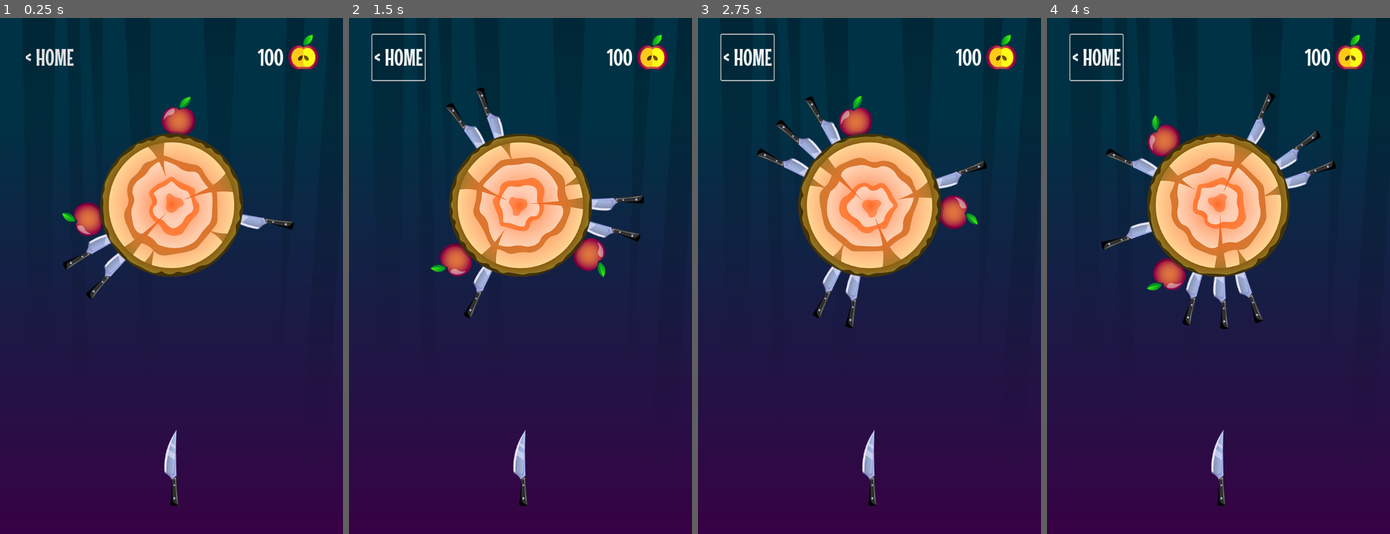
Above: before the commit, frames 1-4 (left to right).
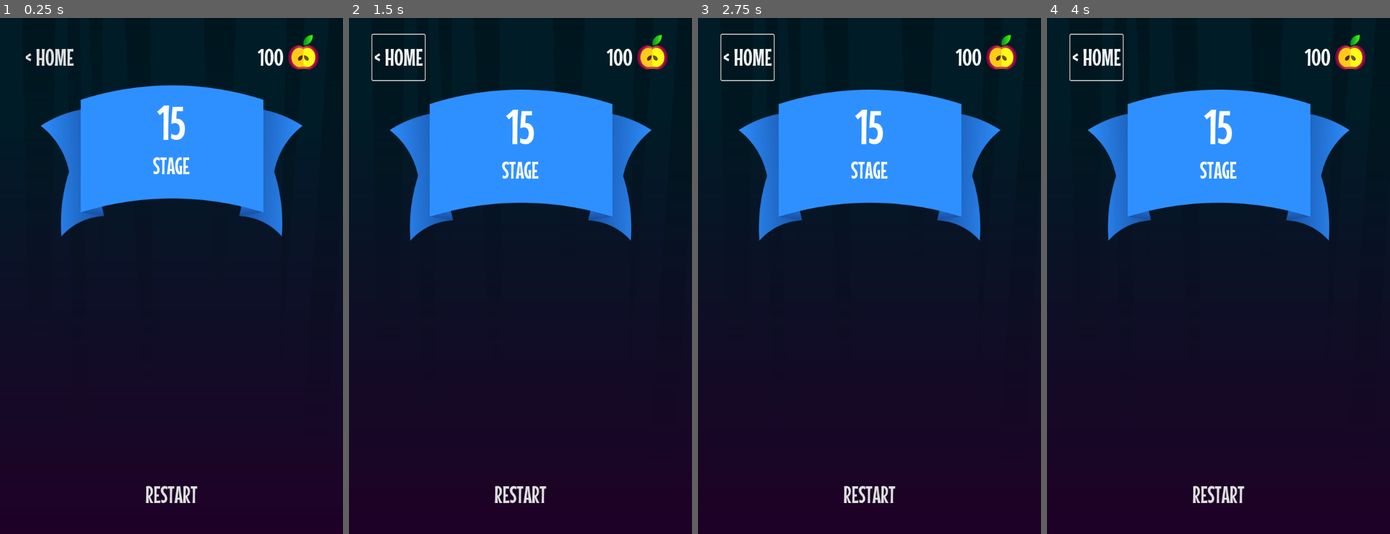
Above: after the commit, the same moments.

Repository: drxwat/godot4-mobile-game-course
Game: Godot game, scene res://scenes/game/game.tscn
Two runs of this game, one before a commit and one after it. Both use one fixed random seed, a clock stepped at 60 frames per second and the inputs below. The project has no main scene, so this scene is started directly.
Inputs:
- Up to frame 1 (0.25 s): no input
- Up to frame 2 (1.5 s): click "< HOME" at 0.5 s; click "< HOME" (after the commit: "RESTART") at 1.25 s
- Up to frame 3 (2.75 s): click "< HOME" (after the commit: "RESTART") at 2 s
- Up to frame 4 (4 s): click "< HOME" (after the commit: "RESTART") at 2.75 s; click "< HOME" at 3.5 s

The runs differ from the first frame. In frame 1, 97% of the frame differs, in the area x 0-100%, y 0-100%; in frame 2, 99%; in frame 3, 99%; in frame 4, 99%.

Commit message:
4-6 restart overlay

Diff:
--- /dev/null
+++ b/elements/ui/restart_overlay/restart_overlay.tscn
@@ -0,0 +1,226 @@
+[gd_scene load_steps=7 format=3 uid="uid://dnao8xffyywot"]
+
+[ext_resource type="Texture2D" uid="uid://croxd6vnu7m5d" path="res://assets/banner.png" id="1_av2i3"]
+[ext_resource type="Texture2D" uid="uid://cxc0eg6ywmqi5" path="res://assets/background.png" id="1_gp7sv"]
+
+[sub_resource type="StyleBoxTexture" id="StyleBoxTexture_s57ap"]
+content_margin_top = 20.0
+texture = ExtResource("1_av2i3")
+
+[sub_resource type="Animation" id="Animation_uedrq"]
+resource_name = "show_overlay"
+length = 0.3
+tracks/0/type = "bezier"
+tracks/0/imported = false
+tracks/0/enabled = true
+tracks/0/path = NodePath("MarginContainer/Control/PanelContainer:position:x")
+tracks/0/interp = 1
+tracks/0/loop_wrap = true
+tracks/0/keys = {
+"handle_modes": PackedInt32Array(0, 0),
+"points": PackedFloat32Array(50, -0.25, 0, 0.25, 0, 50, -0.25, 0, 0.25, 0),
+"times": PackedFloat32Array(0, 0.3)
+}
+tracks/1/type = "bezier"
+tracks/1/imported = false
+tracks/1/enabled = true
+tracks/1/path = NodePath("MarginContainer/Control/PanelContainer:position:y")
+tracks/1/interp = 1
+tracks/1/loop_wrap = true
+tracks/1/keys = {
+"handle_modes": PackedInt32Array(0, 0),
+"points": PackedFloat32Array(-550, -0.25, 0, 0.25, 0, 0, -0.25, 0, 0.25, 0),
+"times": PackedFloat32Array(0, 0.3)
+}
+tracks/2/type = "bezier"
+tracks/2/imported = false
+tracks/2/enabled = true
+tracks/2/path = NodePath("TextureRect:modulate:r")
+tracks/2/interp = 1
+tracks/2/loop_wrap = true
+tracks/2/keys = {
+"handle_modes": PackedInt32Array(0, 0),
+"points": PackedFloat32Array(1, -0.25, 0, 0.25, 0, 0.556863, -0.25, 0, 0.25, 0),
+"times": PackedFloat32Array(0, 0.3)
+}
+tracks/3/type = "bezier"
+tracks/3/imported = false
+tracks/3/enabled = true
+tracks/3/path = NodePath("TextureRect:modulate:g")
+tracks/3/interp = 1
+tracks/3/loop_wrap = true
+tracks/3/keys = {
+"handle_modes": PackedInt32Array(0, 0),
+"points": PackedFloat32Array(1, -0.25, 0, 0.25, 0, 0.556863, -0.25, 0, 0.25, 0),
+"times": PackedFloat32Array(0, 0.3)
+}
+tracks/4/type = "bezier"
+tracks/4/imported = false
+tracks/4/enabled = true
+tracks/4/path = NodePath("TextureRect:modulate:b")
+tracks/4/interp = 1
+tracks/4/loop_wrap = true
+tracks/4/keys = {
+"handle_modes": PackedInt32Array(0, 0),
+"points": PackedFloat32Array(1, -0.25, 0, 0.25, 0, 0.556863, -0.25, 0, 0.25, 0),
+"times": PackedFloat32Array(0, 0.3)
+}
+tracks/5/type = "bezier"
+tracks/5/imported = false
+tracks/5/enabled = true
+tracks/5/path = NodePath("TextureRect:modulate:a")
+tracks/5/interp = 1
+tracks/5/loop_wrap = true
+tracks/5/keys = {
+"handle_modes": PackedInt32Array(0, 0),
+"points": PackedFloat32Array(1, -0.25, 0, 0.25, 0, 1, -0.25, 0, 0.25, 0),
+"times": PackedFloat32Array(0, 0.3)
+}
+
+[sub_resource type="Animation" id="Animation_imopa"]
+length = 0.001
+tracks/0/type = "bezier"
+tracks/0/imported = false
+tracks/0/enabled = true
+tracks/0/path = NodePath("MarginContainer/Control/PanelContainer:position:x")
+tracks/0/interp = 1
+tracks/0/loop_wrap = true
+tracks/0/keys = {
+"handle_modes": PackedInt32Array(0),
+"points": PackedFloat32Array(50, -0.25, 0, 0.25, 0),
+"times": PackedFloat32Array(0)
+}
+tracks/1/type = "bezier"
+tracks/1/imported = false
+tracks/1/enabled = true
+tracks/1/path = NodePath("MarginContainer/Control/PanelContainer:position:y")
+tracks/1/interp = 1
+tracks/1/loop_wrap = true
+tracks/1/keys = {
+"handle_modes": PackedInt32Array(0),
+"points": PackedFloat32Array(-550, -0.25, 0, 0.25, 0),
+"times": PackedFloat32Array(0)
+}
+tracks/2/type = "bezier"
+tracks/2/imported = false
+tracks/2/enabled = true
+tracks/2/path = NodePath("TextureRect:modulate:r")
+tracks/2/interp = 1
+tracks/2/loop_wrap = true
+tracks/2/keys = {
+"handle_modes": PackedInt32Array(0),
+"points": PackedFloat32Array(1, -0.25, 0, 0.25, 0),
+"times": PackedFloat32Array(0)
+}
+tracks/3/type = "bezier"
+tracks/3/imported = false
+tracks/3/enabled = true
+tracks/3/path = NodePath("TextureRect:modulate:g")
+tracks/3/interp = 1
+tracks/3/loop_wrap = true
+tracks/3/keys = {
+"handle_modes": PackedInt32Array(0),
+"points": PackedFloat32Array(1, -0.25, 0, 0.25, 0),
+"times": PackedFloat32Array(0)
+}
+tracks/4/type = "bezier"
+tracks/4/imported = false
+tracks/4/enabled = true
+tracks/4/path = NodePath("TextureRect:modulate:b")
+tracks/4/interp = 1
+tracks/4/loop_wrap = true
+tracks/4/keys = {
+"handle_modes": PackedInt32Array(0),
+"points": PackedFloat32Array(1, -0.25, 0, 0.25, 0),
+"times": PackedFloat32Array(0)
+}
+tracks/5/type = "bezier"
+tracks/5/imported = false
+tracks/5/enabled = true
+tracks/5/path = NodePath("TextureRect:modulate:a")
+tracks/5/interp = 1
+tracks/5/loop_wrap = true
+tracks/5/keys = {
+"handle_modes": PackedInt32Array(0),
+"points": PackedFloat32Array(1, -0.25, 0, 0.25, 0),
+"times": PackedFloat32Array(0)
+}
+
+[sub_resource type="AnimationLibrary" id="AnimationLibrary_sg561"]
+_data = {
+"RESET": SubResource("Animation_imopa"),
+"show_overlay": SubResource("Animation_uedrq")
+}
+
+[node name="RestartOverlay" type="CanvasLayer"]
+layer = 4
+
+[node name="TextureRect" type="TextureRect" parent="."]
+anchors_preset = 15
+anchor_right = 1.0
+anchor_bottom = 1.0
+grow_horizontal = 2
+grow_vertical = 2
+texture = ExtResource("1_gp7sv")
+
+[node name="MarginContainer" type="MarginContainer" parent="."]
+anchors_preset = 15
+anchor_right = 1.0
+anchor_bottom = 1.0
+grow_horizontal = 2
+grow_vertical = 2
+theme_override_constants/margin_left = 35
+theme_override_constants/margin_top = 150
+theme_override_constants/margin_right = 35
+theme_override_constants/margin_bottom = 50
+
+[node name="Control" type="Control" parent="MarginContainer"]
+layout_mode = 2
+
+[node name="PanelContainer" type="PanelContainer" parent="MarginContainer/Control"]
+custom_minimum_size = Vector2(550, 316)
+layout_mode = 1
+anchors_preset = 5
+anchor_left = 0.5
+anchor_right = 0.5
+offset_left = 50.0
+offset_top = -550.0
+offset_right = 600.0
+offset_bottom = -234.0
+grow_horizontal = 2
+theme_override_styles/panel = SubResource("StyleBoxTexture_s57ap")
+
+[node name="VBoxContainer" type="VBoxContainer" parent="MarginContainer/Control/PanelContainer"]
+layout_mode = 2
+
+[node name="Label" type="Label" parent="MarginContainer/Control/PanelContainer/VBoxContainer"]
+layout_mode = 2
+theme_override_font_sizes/font_size = 100
+text = "15"
+horizontal_alignment = 1
+
+[node name="Label2" type="Label" parent="MarginContainer/Control/PanelContainer/VBoxContainer"]
+layout_mode = 2
+text = "STAGE"
+horizontal_alignment = 1
+
+[node name="Button" type="Button" parent="MarginContainer/Control"]
+layout_mode = 1
+anchors_preset = 7
+anchor_left = 0.5
+anchor_top = 1.0
+anchor_right = 0.5
+anchor_bottom = 1.0
+offset_left = -59.0
+offset_top = -66.0
+offset_right = 59.0
+grow_horizontal = 2
+grow_vertical = 0
+text = "RESTART"
+flat = true
+
+[node name="AnimationPlayer" type="AnimationPlayer" parent="."]
+autoplay = "show_overlay"
+libraries = {
+"": SubResource("AnimationLibrary_sg561")
+}
--- a/scenes/game/game.tscn
+++ b/scenes/game/game.tscn
@@ -1,8 +1,9 @@
-[gd_scene load_steps=4 format=3 uid="uid://bengvyqkvt336"]
+[gd_scene load_steps=5 format=3 uid="uid://bengvyqkvt336"]
 
 [ext_resource type="PackedScene" uid="uid://b1dtn7e5h5bel" path="res://elements/ui/hud/hud.tscn" id="1_hlt81"]
 [ext_resource type="PackedScene" uid="uid://cf1v3f37wag3h" path="res://elements/knife_shooter/knife_shooter.tscn" id="1_npil1"]
 [ext_resource type="PackedScene" uid="uid://35e3j0jp4hvx" path="res://elements/targets/target/target.tscn" id="2_vad3u"]
+[ext_resource type="PackedScene" uid="uid://dnao8xffyywot" path="res://elements/ui/restart_overlay/restart_overlay.tscn" id="4_j8h56"]
 
 [node name="Game" type="Node2D"]
 
@@ -16,3 +17,5 @@
 
 [node name="Camera2D" type="Camera2D" parent="."]
 position = Vector2(360, 540)
+
+[node name="RestartOverlay" parent="." instance=ExtResource("4_j8h56")]
